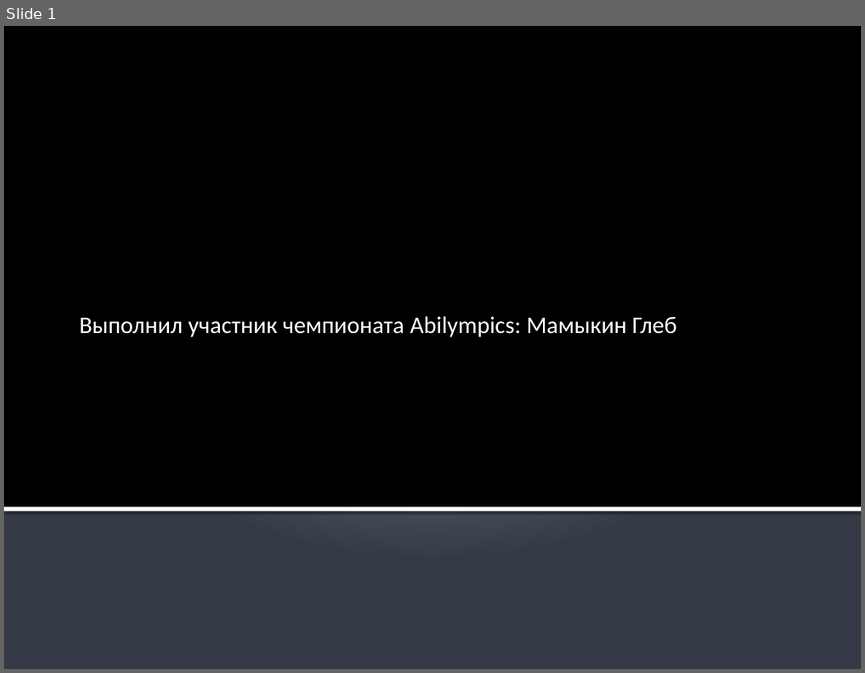
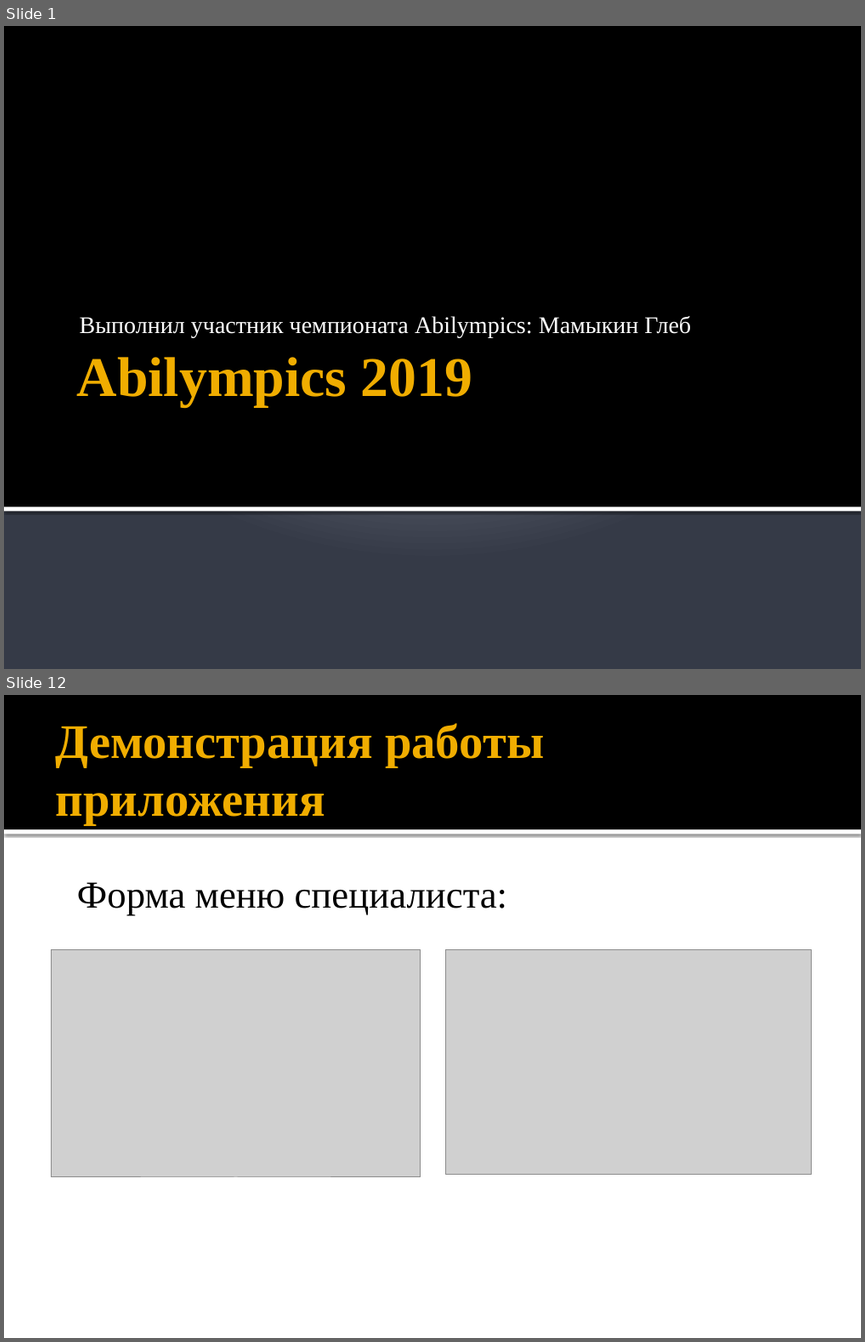
Before and after one commit to Krak12/Abilympics2, a slide deck: Abilympics2.pptx. Shown one above the other, each under a label of ours: slide 1 before the commit, slides 1 and 12 after it; the slides between them are not shown. The pictures are 865x673 and 865x1342 pixels, drawn with LibreOffice and Linux fonts; fonts in the diff are those of the drawing; grey boxes stand for pictures. Boxes give left, top, right and bottom in pixels: in the first picture for what was removed or moved away, otherwise in the second. Text is boxed around its words. In the diff, an @@ line names an element or a change of style, - is before the commit and + after.

```diff
--- a/Abilympics2.pptx
+++ b/Abilympics2.pptx
@@ slide 12 added at box(4, 695, 861, 1338), background #FFFFFF @@
@@ rectangle added at box(4, 695, 861, 829), fill #000000 @@
@@ title added at box(55, 723, 544, 825), 40.5 pt, text #F0AD00, bold @@
+Демонстрация работы приложения
@@ rectangle added at box(4, 829, 861, 834), fill #FFFFFF @@
@@ text added at box(77, 882, 508, 916), 32 pt, text #000000 @@
+Форма меню специалиста:
@@ picture added at box(51, 949, 420, 1178) @@
@@ picture added at box(446, 949, 812, 1174) @@
@@ slide 1 changed as well @@
@@ subtitle "Выполнил участник чемпионата Abilympics: Мамыкин ..." at box(80, 316, 691, 337): font Calibri to Times New Roman @@
@@ title added at box(77, 357, 473, 407), 47 pt, text #F0AD00, bold @@
+Abilympics 2019
```
Also in this commit, not shown: 15 other slides added, 16 slides removed, 2 other files.
